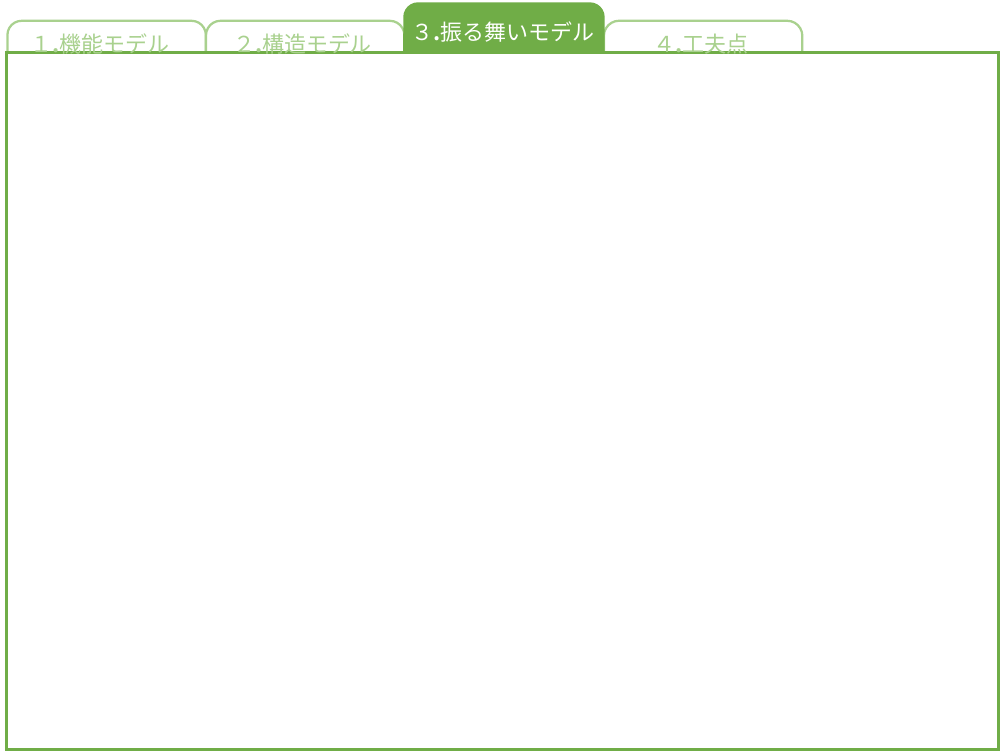
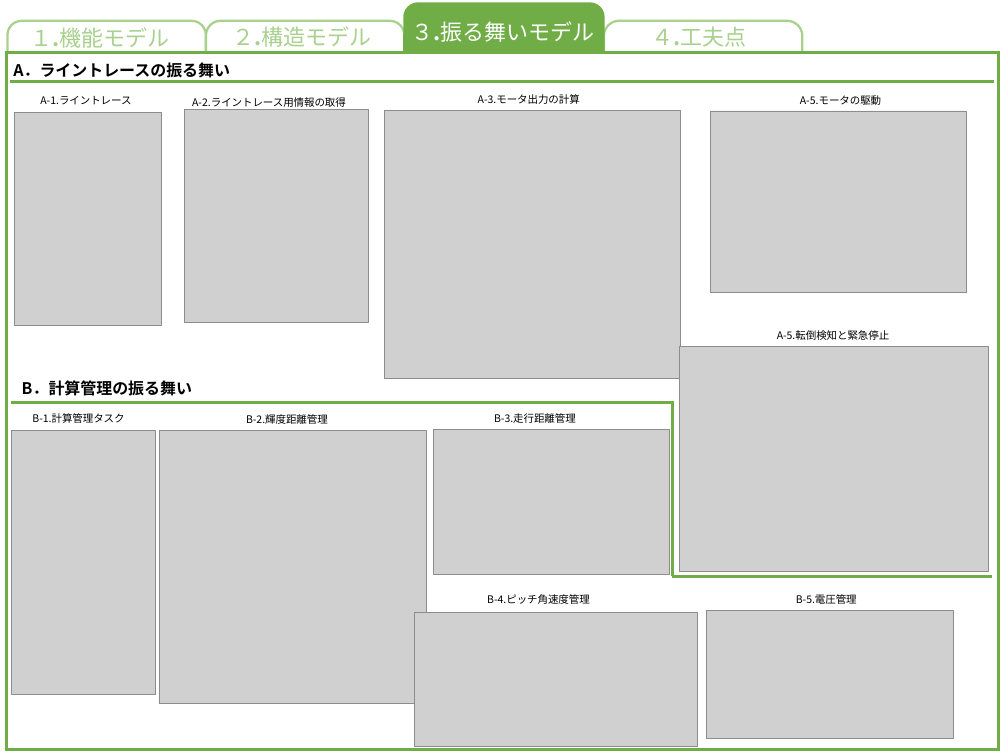
Before and after one commit to akita-lab-2019/model, a slide deck: slide 5 of PowerPoint/振る舞いモデル.pptx. Drawn at 1008x756 pixels with LibreOffice and Linux fonts; fonts in the diff are those of the drawing; grey boxes stand for pictures. Boxes give left, top, right and bottom in pixels: in the first picture for what was removed or moved away, otherwise in the second. Text is boxed around its words. In the diff, an @@ line names an element or a change of style, - is before the commit and + after.

Commit message:
振る舞いモデル作成

```diff
--- a/PowerPoint/振る舞いモデル.pptx
+++ b/PowerPoint/振る舞いモデル.pptx
@@ text "１.機能モデル" rewrapped from (31,33,170,54) to (30,27,169,52) @@
@@ text "２.構造モデル": place and size @@
-text "２.構造モデル" at (233,33,372,54)
+text "２.構造モデル" at (232,26,371,47)
@@ text "４.工夫点": place and size @@
-text "４.工夫点" at (653,33,748,54)
+text "４.工夫点" at (651,26,746,47)
@@ line added from (9, 81) to (994, 81), #70AD47 3 pt @@
@@ text added at (13,62,230,81), 16 pt, text #000000, bold @@
+A．ライントレースの振る舞い
@@ picture added at (14,112,161,325) @@
@@ text added at (40,96,131,105), 10.5 pt, text #000000 @@
+A-1.ライントレース
@@ picture added at (184,109,368,323) @@
@@ text added at (192,97,346,110), 10.5 pt, text #000000 @@
+A-2.ライントレース用情報の取得
@@ picture added at (384,110,680,378) @@
@@ text added at (478,94,580,104), 10.5 pt, text #000000 @@
+A-3.モータ出力の計算
@@ picture added at (711,111,966,292) @@
@@ text added at (800,95,881,105), 10.5 pt, text #000000 @@
+A-5.モータの駆動
@@ picture added at (679,346,988,571) @@
@@ text added at (777,330,890,340), 10.5 pt, text #000000 @@
+A-5.転倒検知と緊急停止
@@ text added at (22,380,192,396), 16 pt, text #000000, bold @@
+B．計算管理の振る舞い
@@ line added from (12, 402) to (672, 402), #70AD47 3 pt @@
@@ text added at (32,413,124,423), 10.5 pt, text #000000 @@
+B-1.計算管理タスク
@@ text added at (246,414,328,424), 10.5 pt, text #000000 @@
+B-2.輝度距離管理
@@ text added at (494,413,576,423), 10.5 pt, text #000000 @@
+B-3.走行距離管理
@@ line added from (672, 401) to (672, 576), #70AD47 3 pt @@
@@ picture added at (12,431,156,694) @@
@@ picture added at (159,431,426,703) @@
@@ picture added at (433,430,670,575) @@
@@ text added at (487,594,590,604), 10.5 pt, text #000000 @@
+B-4.ピッチ角速度管理
@@ line added from (672, 576) to (991, 576), #70AD47 3 pt @@
@@ text added at (796,594,857,604), 10.5 pt, text #000000 @@
+B-5.電圧管理
@@ picture added at (415,613,698,747) @@
@@ picture added at (706,611,953,738) @@
```
Also in this commit, not shown: 1 other slide changed, 15 other files.
